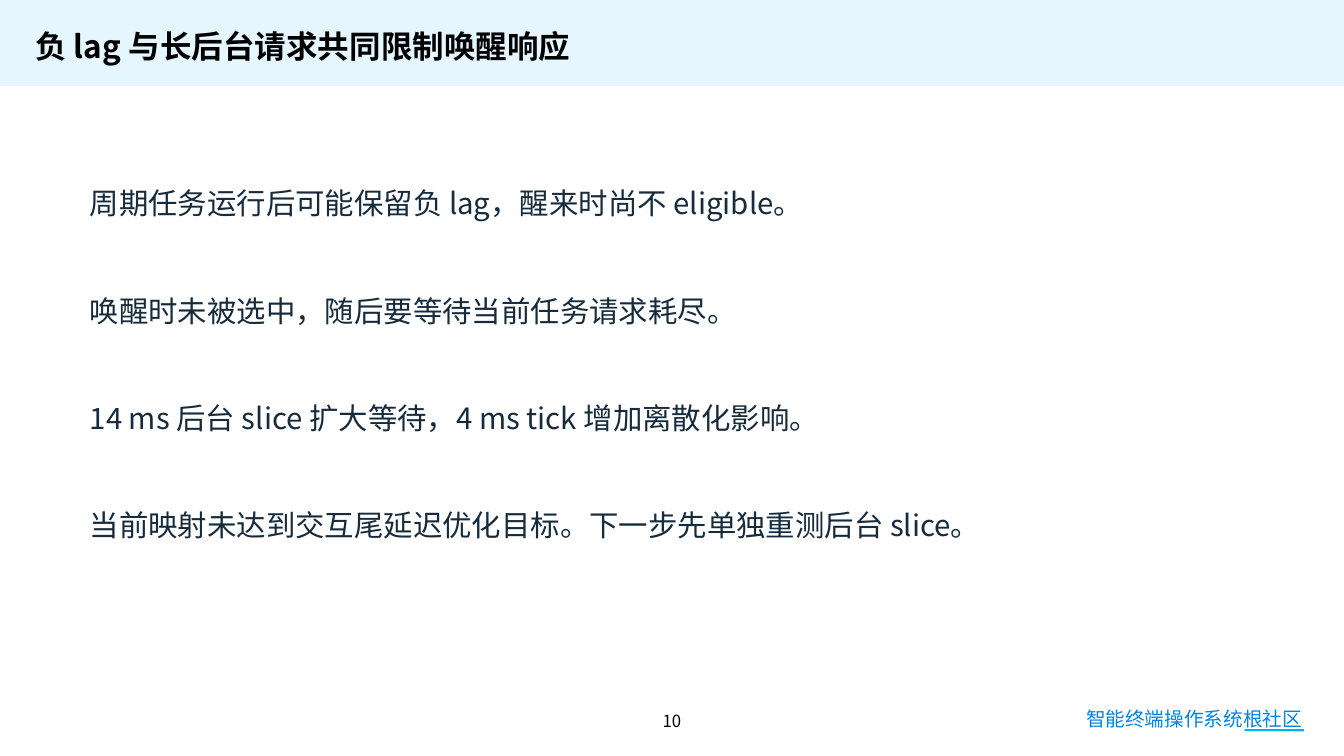
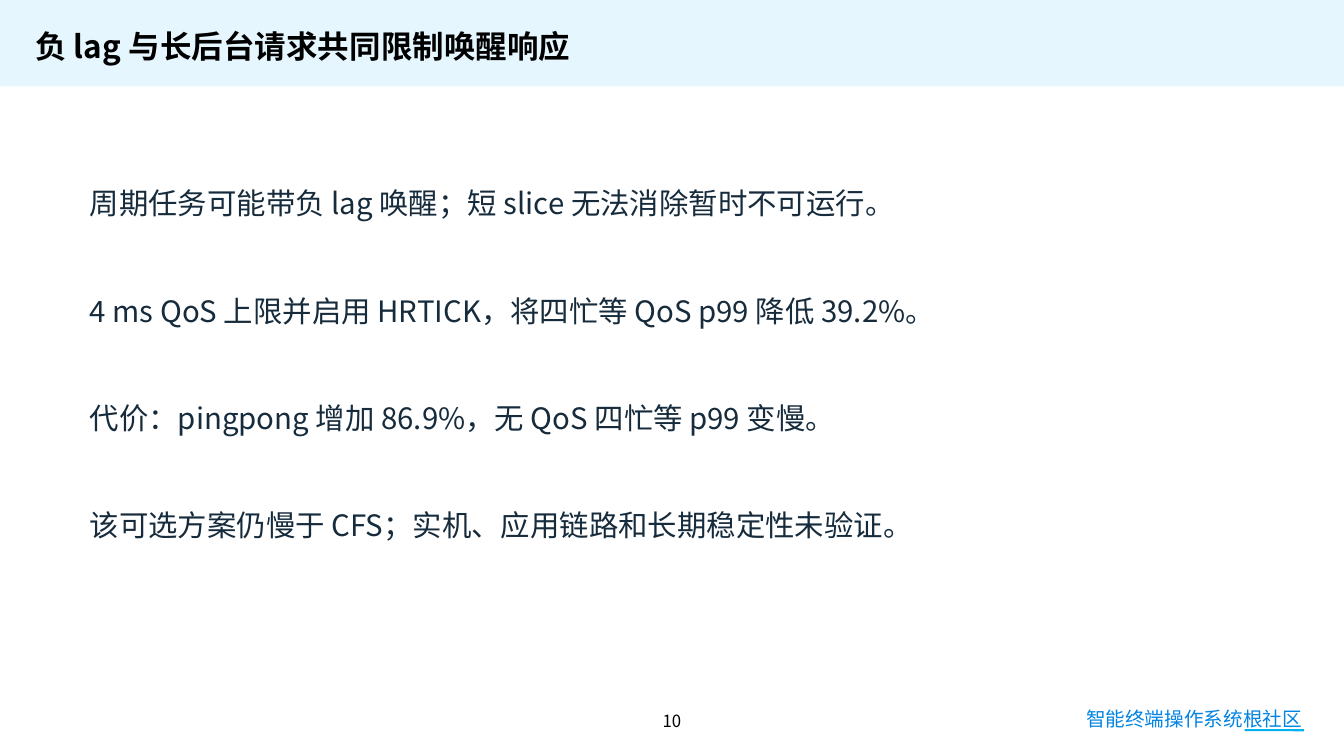
Before and after one commit to Shadow-ye/ohos-eevdf-qos, a slide deck: slide 10 of docs/competition/materials/答辩演示.pptx. Drawn at 1344x756 pixels with LibreOffice and Linux fonts; fonts in the diff are those of the drawing; background and template pictures are left out. Boxes give left, top, right and bottom in pixels: in the first picture for what was removed or moved away, otherwise in the second. Text is boxed around its words. In the diff, an @@ line names an element or a change of style, - is before the commit and + after.

```diff
--- a/docs/competition/materials/答辩演示.pptx
+++ b/docs/competition/materials/答辩演示.pptx
@@ text at (90, 189, 894, 222): text changed @@
-周期任务运行后可能保留负 lag，醒来时尚不 eligible。
+周期任务可能带负 lag 唤醒；短 slice 无法消除暂时不可运行。
@@ text at (90, 297, 935, 329): text changed @@
-唤醒时未被选中，随后要等待当前任务请求耗尽。
+4 ms QoS 上限并启用 HRTICK，将四忙等 QoS p99 降低 39.2%。
@@ text at (90, 404, 835, 437): text changed @@
-14 ms 后台 slice 扩大等待，4 ms tick 增加离散化影响。
+代价：pingpong 增加 86.9%，无 QoS 四忙等 p99 变慢。
@@ text at (90, 511, 913, 541): text changed @@
-当前映射未达到交互尾延迟优化目标。下一步先单独重测后台 slice。
+该可选方案仍慢于 CFS；实机、应用链路和长期稳定性未验证。
```
Also in this commit, not shown: 3 other slides changed, 53 other files.
